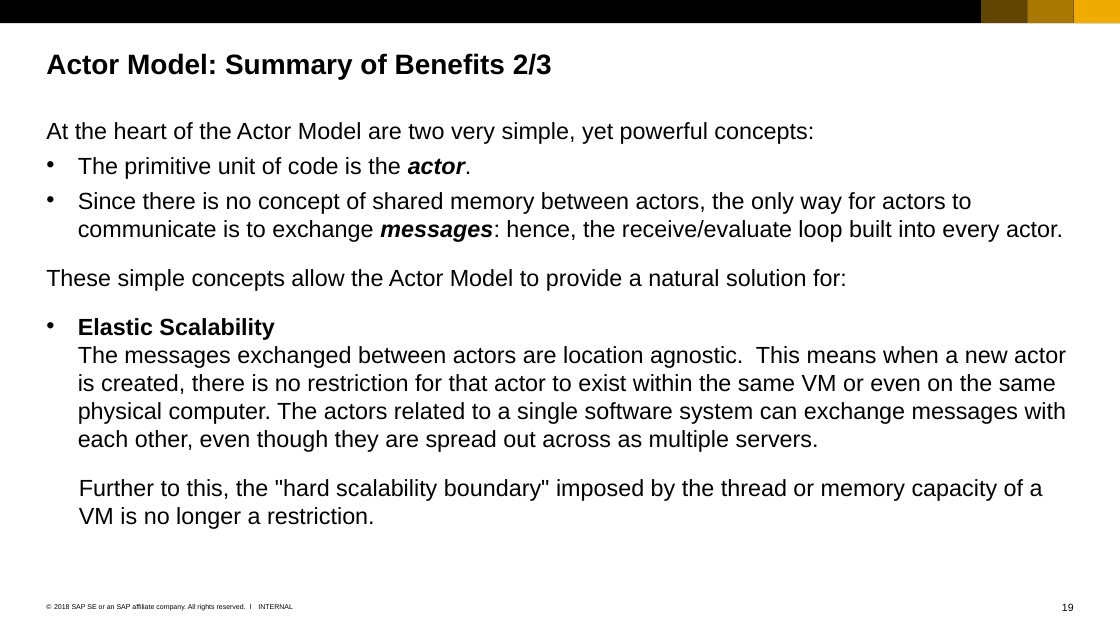
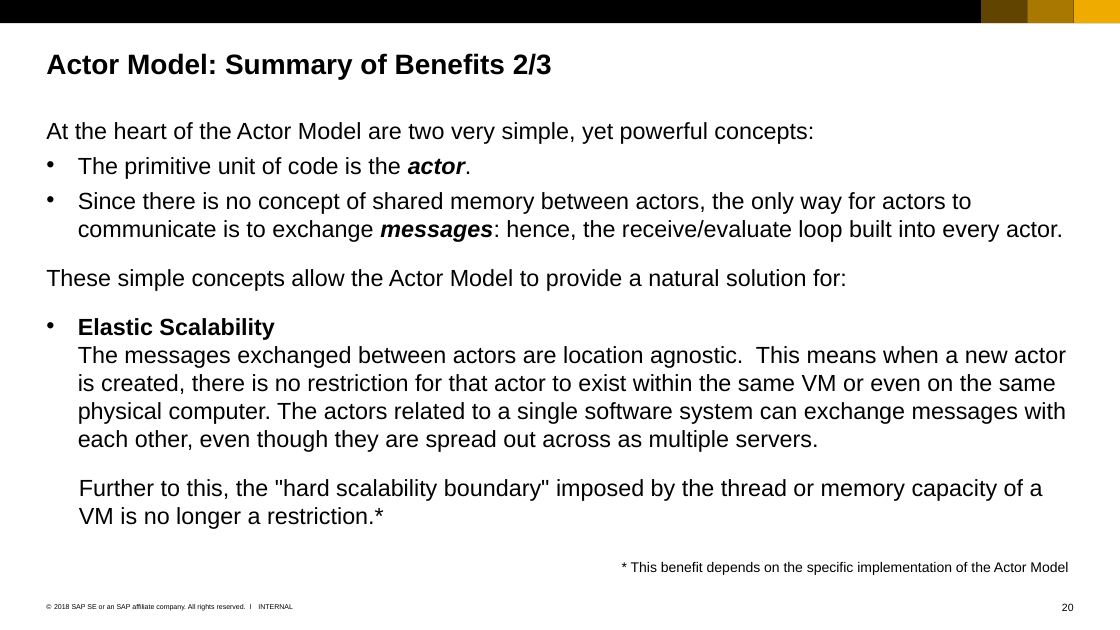
Before and after one commit to ChrisWhealy/WeatherDemo, a slide deck: slide 20 of documentation/Using the Actor Model.ppsx (slide 19 before the commit). Drawn at 1120x630 pixels with LibreOffice and Linux fonts; fonts in the diff are those of the drawing. Boxes give left, top, right and bottom in pixels: in the first picture for what was removed or moved away, otherwise in the second. Text is boxed around its words. In the diff, an @@ line names an element or a change of style, - is before the commit and + after.

```diff
--- a/documentation/Using the Actor Model.ppsx
+++ b/documentation/Using the Actor Model.ppsx
@@ text at (x1=79, y1=479, x2=1043, y2=529): text changed @@
-Further to this, the "hard scalability boundary" imposed by the thread or memory capacity of a VM is no longer a restriction.
+Further to this, the "hard scalability boundary" imposed by the thread or memory capacity of a VM is no longer a restriction.*
@@ text added at (x1=631, y1=562, x2=1068, y2=575), 12 pt, text #000000 @@
+* This benefit depends on the specific implementation of the Actor Model
@@ page number at (x1=1062, y1=603, x2=1074, y2=611): text changed @@
-19
+20
```
Also in this commit, not shown: 2 other slides changed, 2 slides added.
